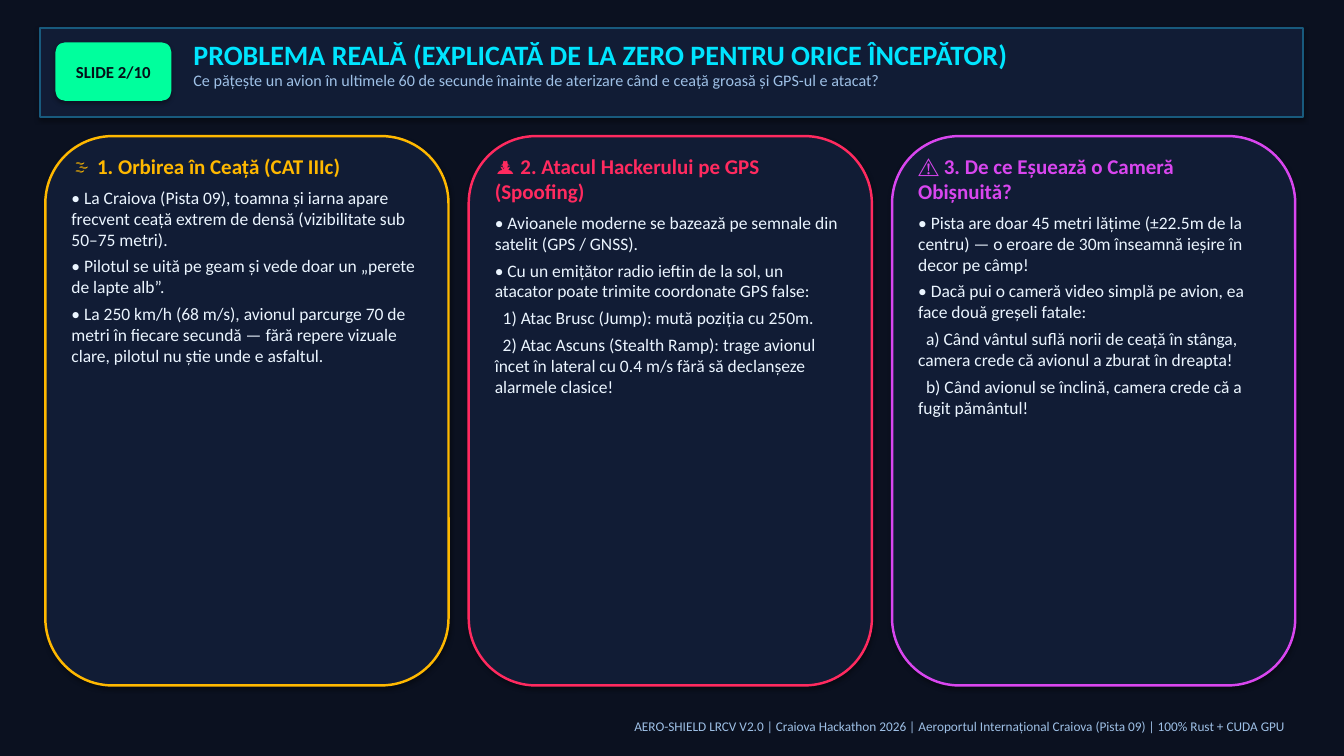
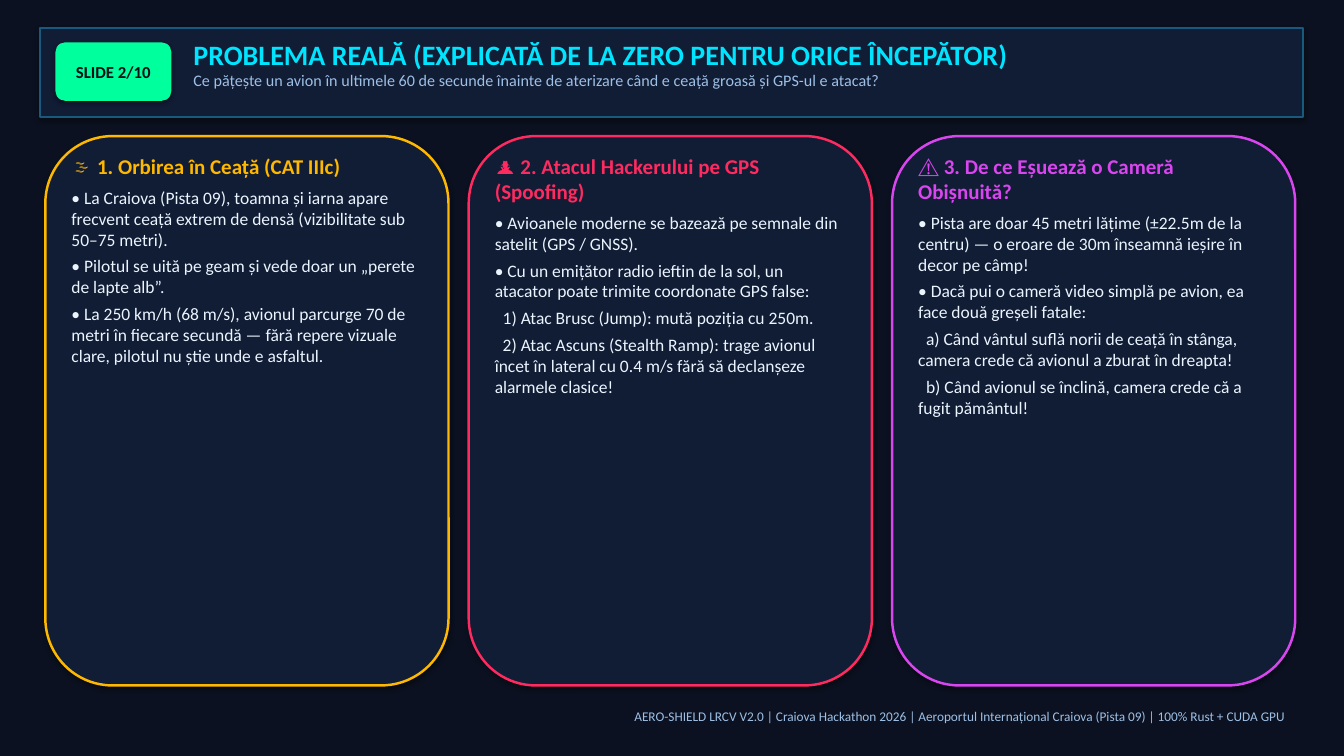
Before and after one commit to petreleon/Craiova-Hackathon-2026, a slide deck: slide 2 of AERO_SHIELD_Craiova_Hackathon_2026.pptx. Drawn at 1344x756 pixels with LibreOffice and Linux fonts; fonts in the diff are those of the drawing. Boxes give left, top, right and bottom in pixels: in the first picture for what was removed or moved away, otherwise in the second. Text is boxed around its words. In the diff, an @@ line names an element or a change of style, - is before the commit and + after.

Commit message:
fix(ui-canvas-math): eliminate canvas text clipping/overlap with HTML legends + usedRects collision guard and add 5 intuitive numerical formulas across all 6 pages and PPTX

```diff
--- a/AERO_SHIELD_Craiova_Hackathon_2026.pptx
+++ b/AERO_SHIELD_Craiova_Hackathon_2026.pptx
@@ text "AERO-SHIELD LRCV V2.0 | Craiova ..." moved from (x1=634, y1=721, x2=1285, y2=734) to (x1=634, y1=711, x2=1285, y2=724) @@
```
Also in this commit, not shown: 9 other slides changed, 9 other files.
